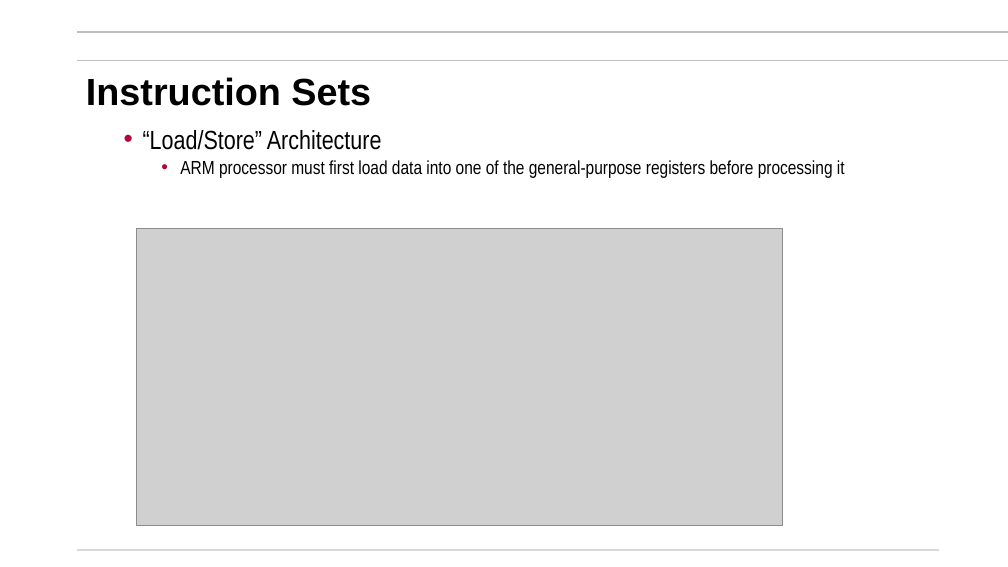
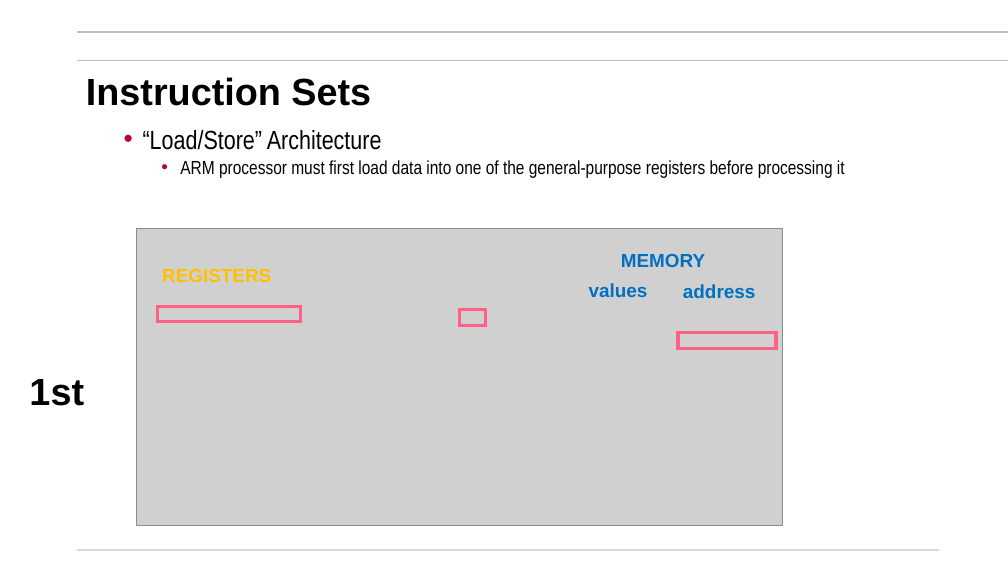
Before and after one commit to mikegrace2/CSEN20-Fall2026-Course-Website, a slide deck: slide 20 of Week03_CopyingData/Ch04_CopyingData_V4.pptx. Drawn at 1008x567 pixels with LibreOffice and Linux fonts; fonts in the diff are those of the drawing; grey boxes stand for pictures; background and template pictures are left out. Boxes give left, top, right and bottom in pixels: in the first picture for what was removed or moved away, otherwise in the second. Text is boxed around its words. In the diff, an @@ line names an element or a change of style, - is before the commit and + after.

```diff
--- a/Week03_CopyingData/Ch04_CopyingData_V4.pptx
+++ b/Week03_CopyingData/Ch04_CopyingData_V4.pptx
@@ text added at (162, 269, 271, 282), 18 pt, text #FFC000, bold @@
+REGISTERS
@@ text added at (621, 254, 705, 267), 18 pt, text #0070C0, bold @@
+MEMORY
@@ text added at (589, 283, 648, 297), 18 pt, text #0070C0, bold @@
+values
@@ text added at (683, 284, 755, 298), 18 pt, text #0070C0, bold @@
+address
@@ rectangle added at (157, 306, 300, 322), outline #FF6086 3 pt @@
@@ rectangle added at (460, 310, 485, 326), outline #FF6086 3 pt @@
@@ rectangle added at (678, 332, 777, 349), outline #FF6086 3 pt @@
@@ text added at (29, 379, 84, 406), 36 pt, text #000000, bold @@
+1st
```
Also in this commit, not shown: 3 other slides changed.
